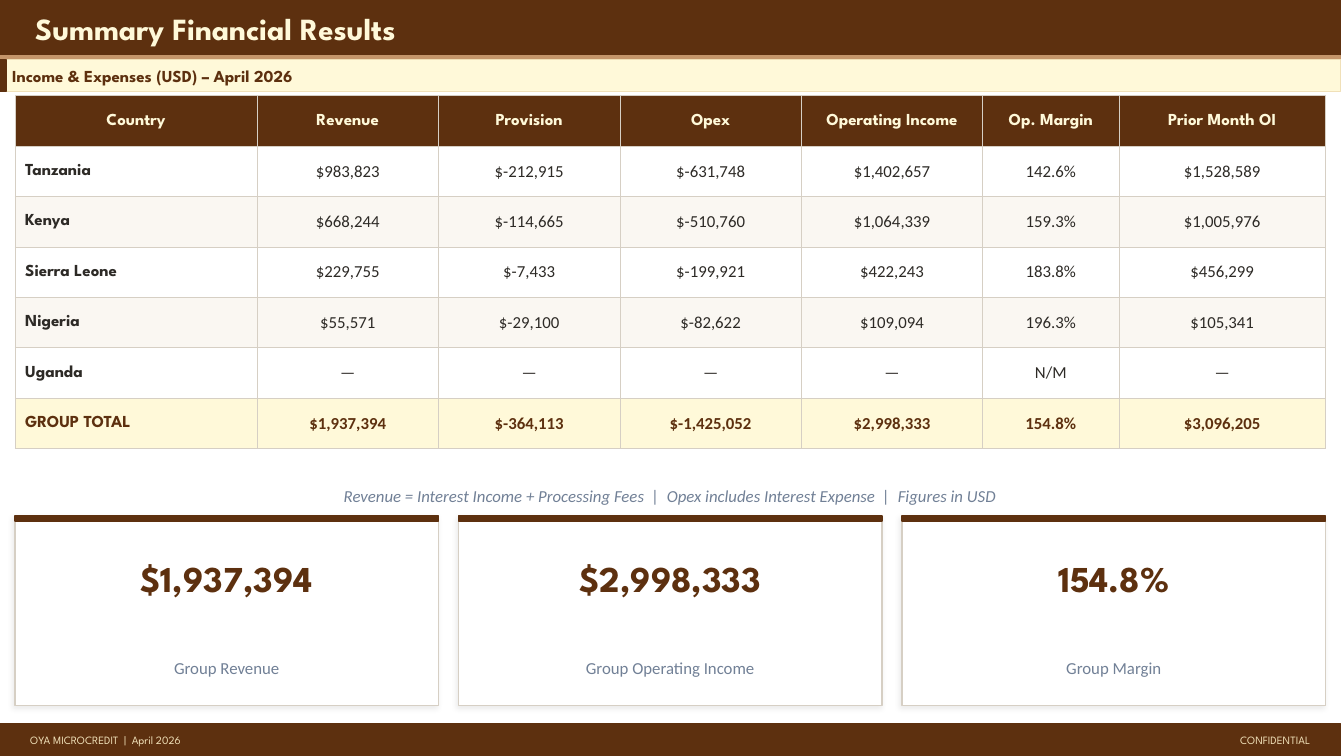
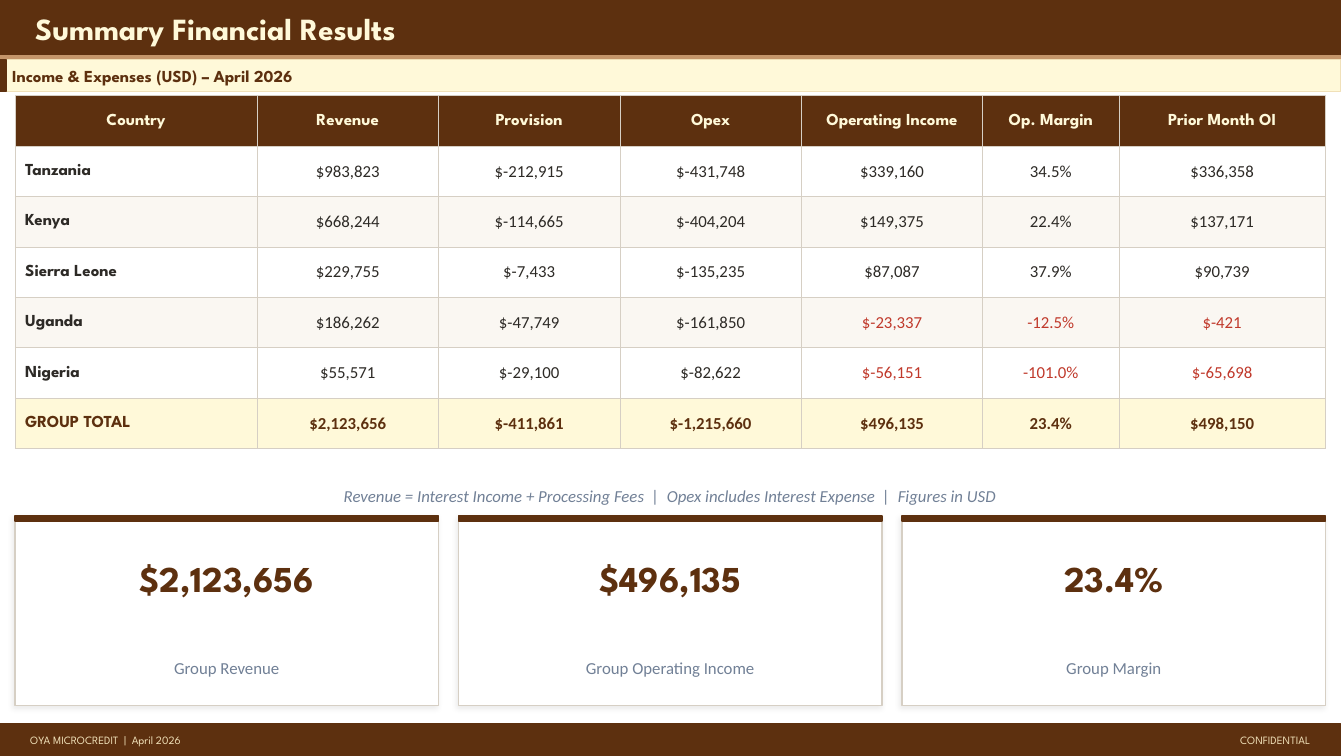
Before and after one commit to ikyei/oya-monthly, a slide deck: slide 10 of reports/2026-04.pptx. Drawn at 1344x756 pixels with LibreOffice and Linux fonts; fonts in the diff are those of the drawing. Boxes give left, top, right and bottom in pixels: in the first picture for what was removed or moved away, otherwise in the second. Text is boxed around its words. In the diff, an @@ line names an element or a change of style, - is before the commit and + after.

```diff
--- a/reports/2026-04.pptx
+++ b/reports/2026-04.pptx
@@ table at (15, 96, 1326, 435) @@
-row 2: Tanzania | $983,823 | $-212,915 | $-631,748 | $1,402,657 | 142.6% | $1,528,589
+row 2: Tanzania | $983,823 | $-212,915 | $-431,748 | $339,160 | 34.5% | $336,358
-row 3: Kenya | $668,244 | $-114,665 | $-510,760 | $1,064,339 | 159.3% | $1,005,976
+row 3: Kenya | $668,244 | $-114,665 | $-404,204 | $149,375 | 22.4% | $137,171
-row 4: Sierra Leone | $229,755 | $-7,433 | $-199,921 | $422,243 | 183.8% | $456,299
+row 4: Sierra Leone | $229,755 | $-7,433 | $-135,235 | $87,087 | 37.9% | $90,739
-row 5: Nigeria | $55,571 | $-29,100 | $-82,622 | $109,094 | 196.3% | $105,341
+row 5: Uganda | $186,262 | $-47,749 | $-161,850 | $-23,337 | -12.5% | $-421
-row 6: Uganda | — | — | — | — | N/M | —
+row 6: Nigeria | $55,571 | $-29,100 | $-82,622 | $-56,151 | -101.0% | $-65,698
-row 7: GROUP TOTAL | $1,937,394 | $-364,113 | $-1,425,052 | $2,998,333 | 154.8% | $3,096,205
+row 7: GROUP TOTAL | $2,123,656 | $-411,861 | $-1,215,660 | $496,135 | 23.4% | $498,150
@@ text at (139, 564, 314, 598): text changed @@
-$1,937,394
+$2,123,656
@@ text at (599, 564, 741, 598): text changed @@
-$2,998,333
+$496,135
@@ text at (1064, 567, 1163, 593): text changed @@
-154.8%
+23.4%
```
Also in this commit, not shown: 11 other slides changed, 4 other files.
